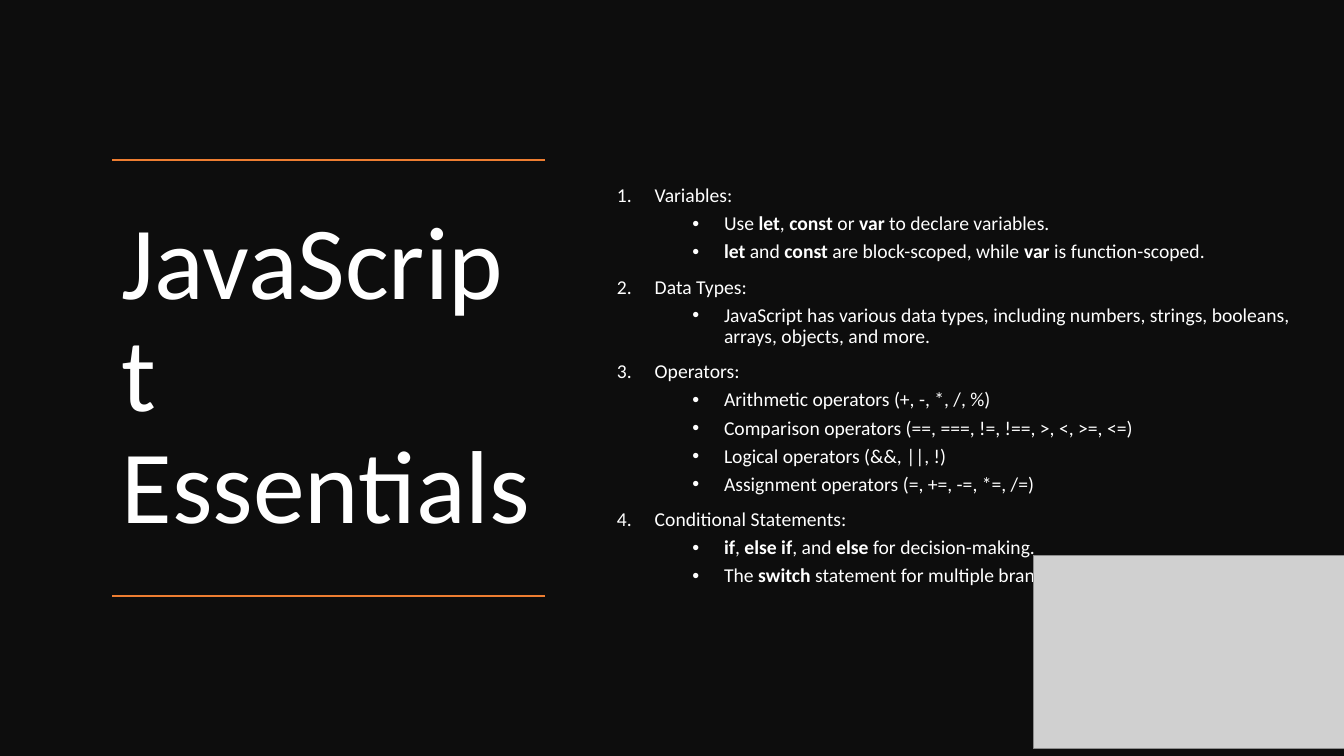
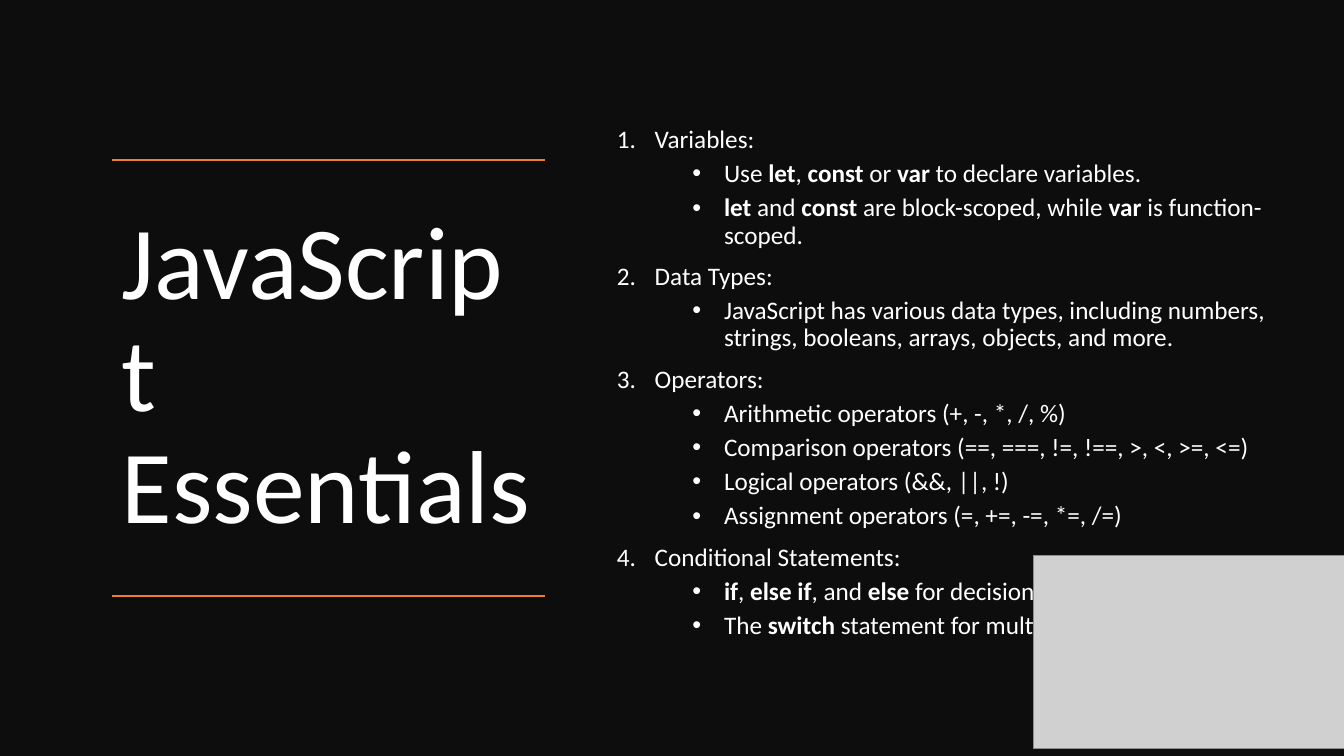
Before and after one commit to SivaPrasannaS/skg, a slide deck: slide 4 of react/study_materials/React.pptx (slide 3 before the commit). Drawn at 1344x756 pixels with LibreOffice and Linux fonts; fonts in the diff are those of the drawing; grey boxes stand for pictures. Boxes give left, top, right and bottom in pixels: in the first picture for what was removed or moved away, otherwise in the second. Text is boxed around its words. In the diff, an @@ line names an element or a change of style, - is before the commit and + after.

```diff
--- a/react/study_materials/React.pptx
+++ b/react/study_materials/React.pptx
@@ text "Variables:" at [655,130,1265,641]: size 14 to 18 pt @@
```
Also in this commit, not shown: 5 other slides changed, 9 slides added, 4 other files.
